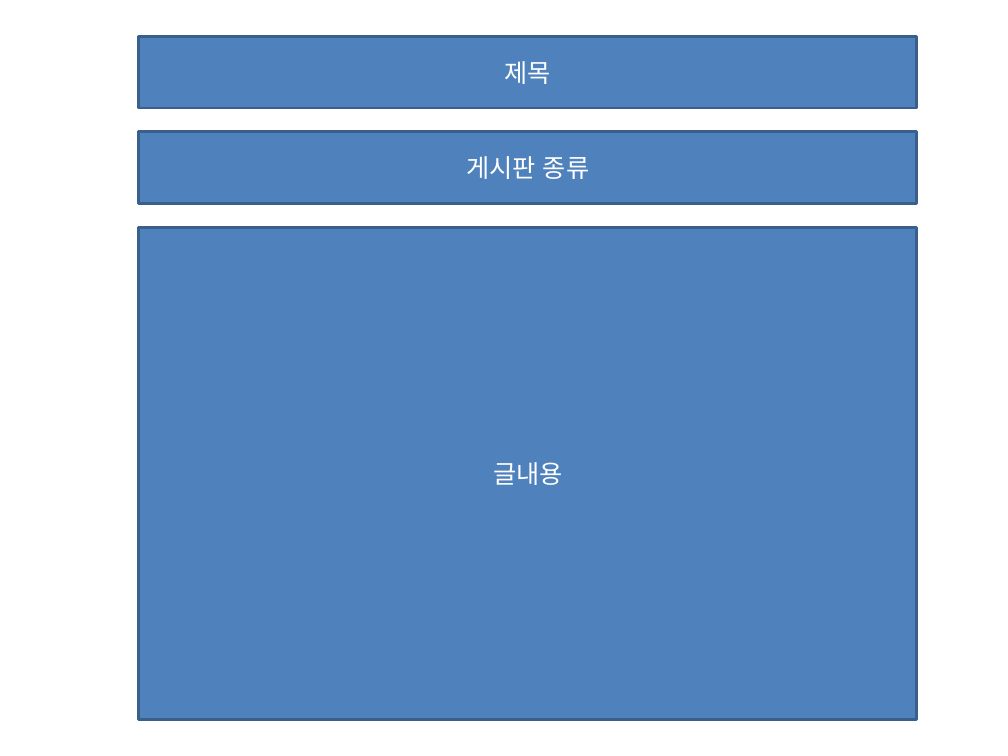
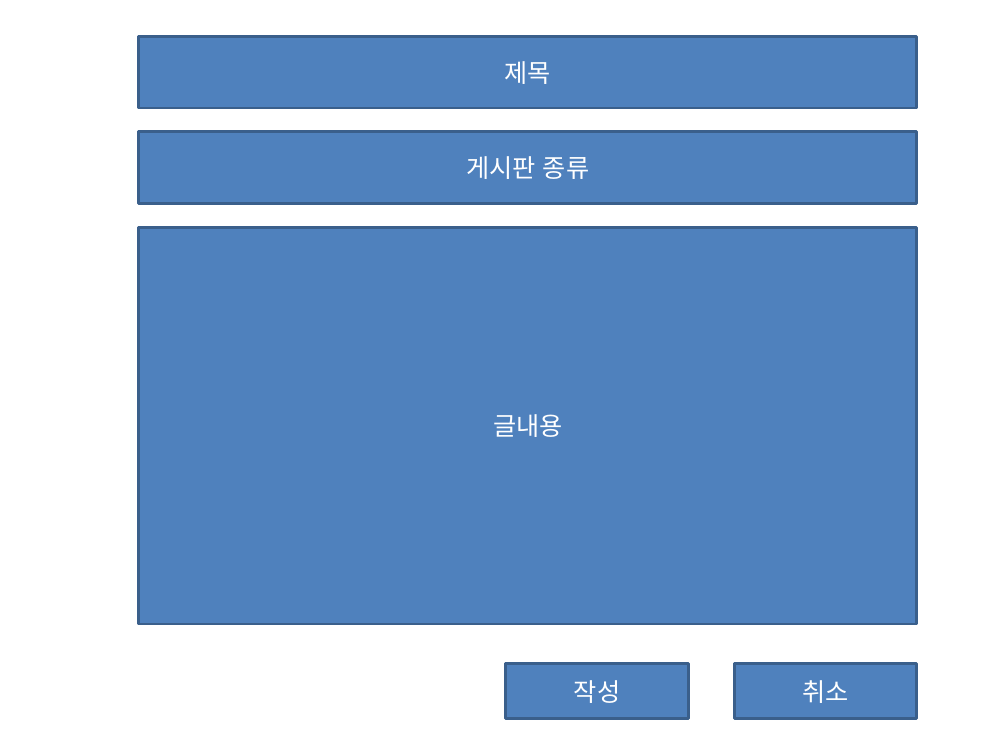
Before and after one commit to ycs-201607083/web-reference, a slide deck: slide 4 of 앱_웹 레퍼런스 구상.pptx. Drawn at 1008x756 pixels with LibreOffice and Linux fonts; fonts in the diff are those of the drawing. Boxes give left, top, right and bottom in pixels: in the first picture for what was removed or moved away, otherwise in the second. Text is boxed around its words. In the diff, an @@ line names an element or a change of style, - is before the commit and + after.

```diff
--- a/앱_웹 레퍼런스 구상.pptx
+++ b/앱_웹 레퍼런스 구상.pptx
@@ rectangle "글내용": place and size @@
-rectangle "글내용" at box(139, 227, 917, 719)
+rectangle "글내용" at box(139, 227, 917, 624)
@@ rectangle added at box(506, 663, 688, 719), fill #4F81BD, outline #3A5F8C 2 pt, 18 pt, text #FFFFFF @@
+작성
@@ rectangle added at box(734, 663, 916, 719), fill #4F81BD, outline #3A5F8C 2 pt, 18 pt, text #FFFFFF @@
+취소
```
Also in this commit, not shown: 3 other slides changed, 1 other file.
